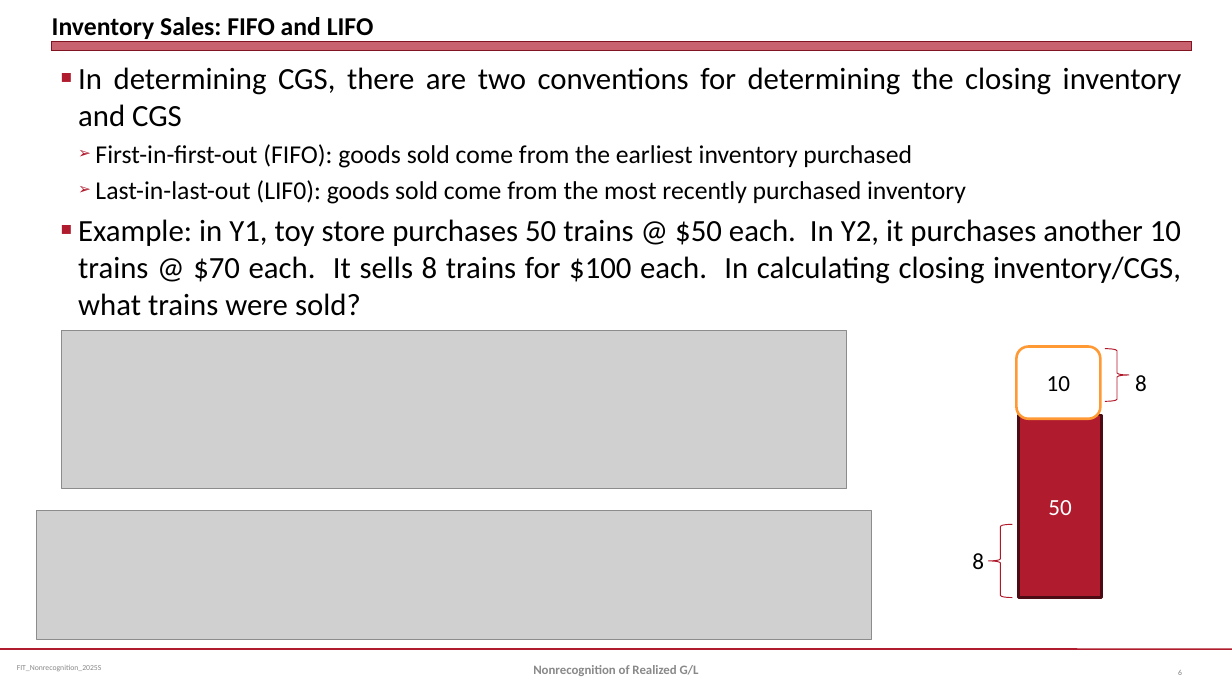
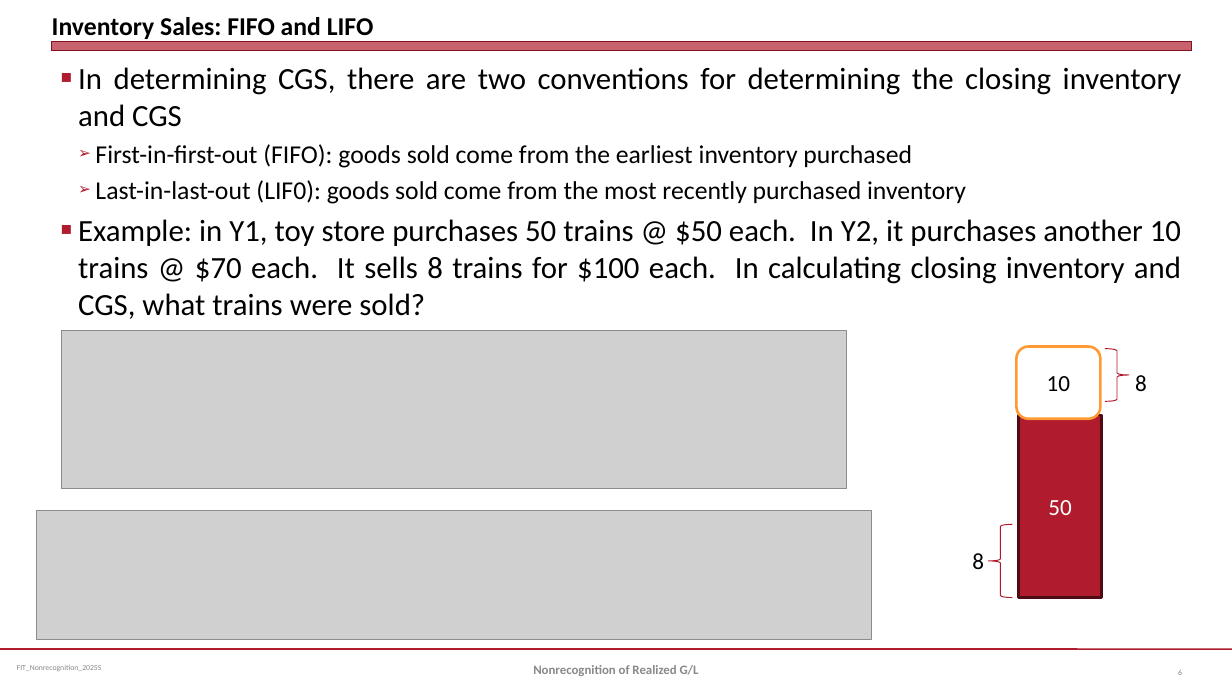
Before and after one commit to jmc877/Fed-Income-Tax, a slide deck: slide 6 of slides/FIT_NonrecognitionGL_2025S.pptx. Drawn at 1232x693 pixels with LibreOffice and Linux fonts; fonts in the diff are those of the drawing; grey boxes stand for pictures. Boxes give left, top, right and bottom in pixels: in the first picture for what was removed or moved away, otherwise in the second. Text is boxed around its words. In the diff, an @@ line names an element or a change of style, - is before the commit and + after.

```diff
--- a/slides/FIT_NonrecognitionGL_2025S.pptx
+++ b/slides/FIT_NonrecognitionGL_2025S.pptx
@@ text at [78,219,1181,319]: text changed @@
-■ Example: in Y1, toy store purchases 50 trains @ $50 each. In Y2, it purchases another 10 trains @ $70 each. It sells 8 trains for $100 each. In calculating closing inventory/CGS, what trains were sold?
+■ Example: in Y1, toy store purchases 50 trains @ $50 each. In Y2, it purchases another 10 trains @ $70 each. It sells 8 trains for $100 each. In calculating closing inventory and CGS, what trains were sold?
```
Also in this commit, not shown: 4 other slides changed, 1 other file.
